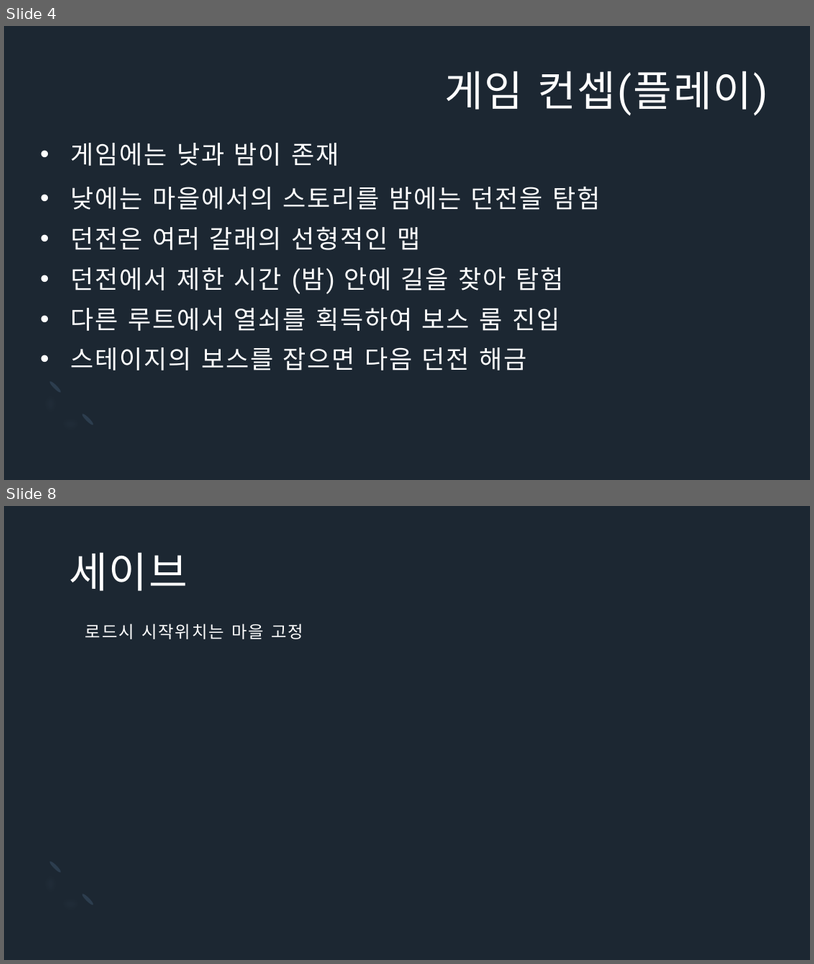
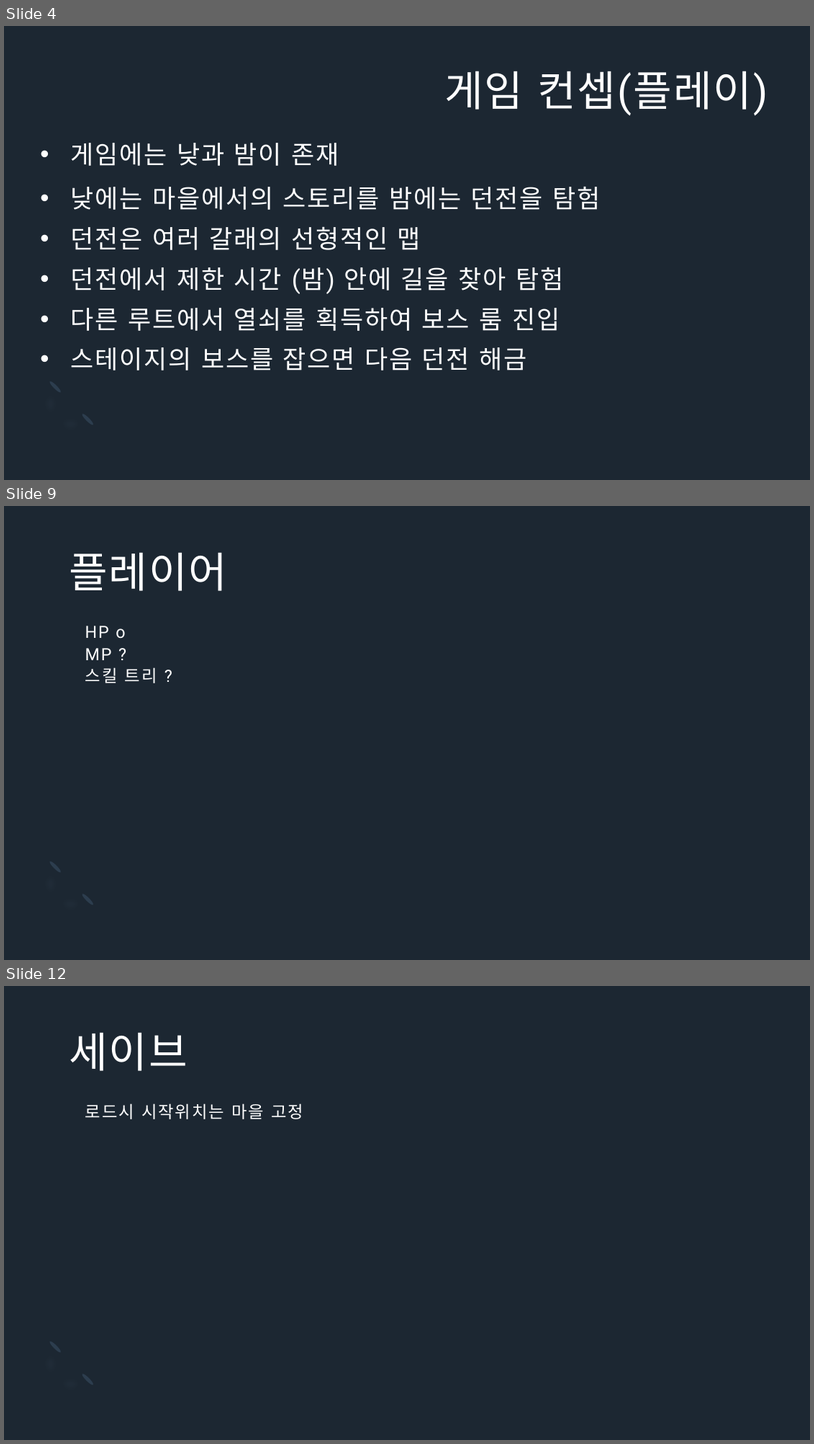
Before and after one commit to Icloy/2D_Roguelike, a slide deck: 기획서.pptx. Shown one above the other, each under a label of ours: slides 4 and 8 before the commit, slides 4, 9 and 12 after it; the slides between them are not shown. The pictures are 814x964 and 814x1444 pixels, drawn with LibreOffice and Linux fonts; fonts in the diff are those of the drawing. Boxes give left, top, right and bottom in pixels: in the first picture for what was removed or moved away, otherwise in the second. Text is boxed around its words. In the diff, an @@ line names an element or a change of style, - is before the commit and + after.

```diff
--- a/기획서.pptx
+++ b/기획서.pptx
@@ slide 9 added at box(4, 506, 810, 960), background #1C2732; not listed: 3 template elements that a slide beside it also shows @@
@@ text added at box(69, 552, 227, 591), 50 pt, text #FFFFFF @@
+플레이어
@@ title added at box(85, 626, 157, 683), 20 pt, text #FFFFFF @@
+HP o
+MP ?
+스킬 트리 ?
@@ what was slide 8 is now slide 12 @@
```
Also in this commit, not shown: 5 slides changed, 5 other slides added, 1 other file.
